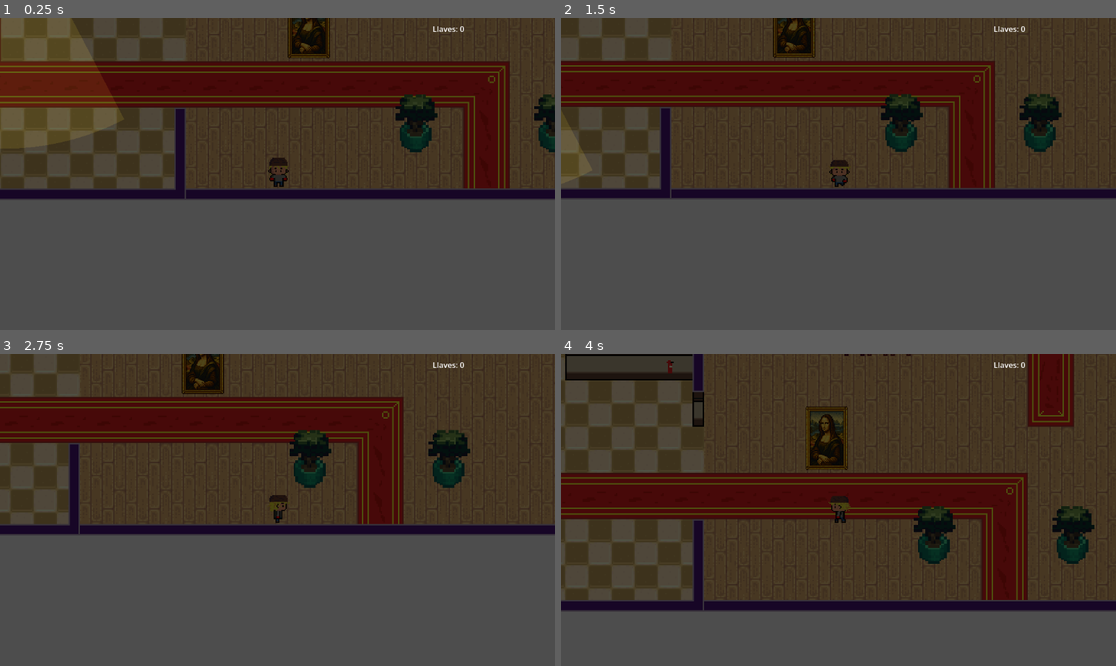
Above: before the commit, frames 1-4 (two rows, left to right).
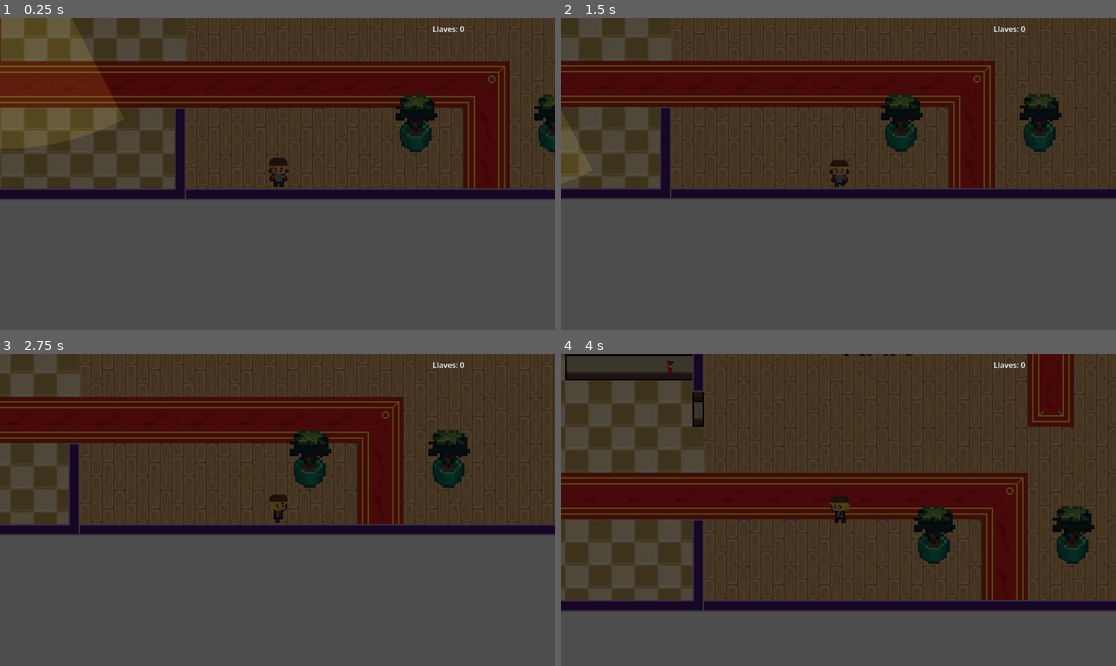
Above: after the commit, the same moments.

Repository: bfflucas/The-Hidden-Thief
Game: Godot game, scene res://nivel_museo.tscn
The game is run twice, just before and just after one commit, with the same random seed, the same clock (stepped at 60 frames per second) and the same inputs.
Inputs:
- Up to frame 1 (0.25 s): no input
- Up to frame 2 (1.5 s): hold D (move_right) 0.53-1.28 s; hold E (interact) 0.53-1.28 s; hold S (move_down) from 1.28 s (still down); tap Shift (run) at 1.35 s
- Up to frame 3 (2.75 s): release S (move_down) at 2.03 s; hold D (move_right) from 2.03 s (still down); hold Space (stealth) from 2.03 s (still down)
- Up to frame 4 (4 s): release D (move_right) at 2.78 s; release Space (stealth) at 2.78 s; hold W (move_up) 2.78-3.53 s; tap E (interact) at 2.85 s; hold A (move_left) from 3.53 s (still down); hold Shift (run) from 3.53 s (still down)

The runs differ from the first frame. In frame 1, 0.9% of the frame differs, in the area x 49-60%, y 0-54%; in frame 2, 0.9%; in frame 3, 0.9%; in frame 4, 1.3%, in the area x 44-52%, y 16-38%.

Commit message:
Save Manager ahora guarda estados de los guardias cuando usamos el guardado manual

Diff:
--- a/tp-final-pv-3/guardia.tscn
+++ b/tp-final-pv-3/guardia.tscn
@@ -299,7 +299,7 @@
 [sub_resource type="CanvasItemMaterial" id="CanvasItemMaterial_3wqqh"]
 blend_mode = 1
 
-[node name="Guardia" type="CharacterBody2D" unique_id=39121489]
+[node name="Guardia" type="CharacterBody2D" unique_id=39121489 groups=["guardias"]]
 z_index = 2
 scale = Vector2(0.7, 0.7)
 collision_layer = 2
--- a/tp-final-pv-3/nivel_museo.tscn
+++ b/tp-final-pv-3/nivel_museo.tscn
@@ -848,7 +848,7 @@
 [node name="HUD" parent="." unique_id=1147795074 instance=ExtResource("21_shum7")]
 
 [node name="Tesoro" parent="." unique_id=193205422 instance=ExtResource("19_t4c1v")]
-position = Vector2(-171, 1000)
+position = Vector2(529.99994, -476)
 
 [node name="PuntoEntrada" type="Marker2D" parent="." unique_id=1238606811]
 position = Vector2(-192, 1105)
--- a/tp-final-pv-3/scripts/SaveManager.gd
+++ b/tp-final-pv-3/scripts/SaveManager.gd
@@ -17,6 +17,9 @@
 var tesoro_robado: bool = false
 var alarma_guardada: bool = false
 var tiempo_alarma_guardado: float = 0.0
+var posiciones_guardias: Dictionary = {}
+var llaves_guardias: Dictionary = {}
+var estados_guardias: Dictionary = {}
 
 func _ready():
 	cargar_partida()
@@ -40,7 +43,10 @@
 		"puertas_abiertas": puertas_abiertas,
 		"tesoro_robado": tesoro_robado,
 		"alarma_guardada": alarma_guardada,
-		"tiempo_alarma_guardado": tiempo_alarma_guardado
+		"tiempo_alarma_guardado": tiempo_alarma_guardado,
+		"posiciones_guardias": posiciones_guardias,
+		"llaves_guardias": llaves_guardias,
+		"estados_guardias": estados_guardias
 	}
 
 	var archivo = FileAccess.open(RUTA_GUARDADO, FileAccess.WRITE)
@@ -93,6 +99,10 @@
 	alarma_guardada = bool(datos.get("alarma_guardada", false))
 	tiempo_alarma_guardado = float(datos.get("tiempo_alarma_guardado", 0.0))
 
+	posiciones_guardias = datos.get("posiciones_guardias", {}) #{} si carga una partida que no tenía guardadas posiciones de guardias usamos un diccionario vacio y no da error
+	llaves_guardias = datos.get("llaves_guardias", {})
+	estados_guardias = datos.get("estados_guardias", {})
+
 func borrar_partida():
 
 	if FileAccess.file_exists(RUTA_GUARDADO):
@@ -107,9 +117,13 @@
 	nivel_guardado = 0
 	llaves_player.clear()
 	llaves_recogidas.clear()
+	puertas_abiertas.clear()
 	tesoro_robado = false
 	alarma_guardada = false
 	tiempo_alarma_guardado = 0.0
+	posiciones_guardias.clear()
+	llaves_guardias.clear()
+	estados_guardias.clear()
 
 func desbloquear_nivel(indice: int):
 
@@ -150,4 +164,32 @@
 	llaves_player = llaves.duplicate()
 	alarma_guardada = GameManager.alarma_activa
 	tiempo_alarma_guardado = GameManager.tiempo_restante
+
+	posiciones_guardias.clear()
+	llaves_guardias.clear()
+	estados_guardias.clear()
+	var guardias = get_tree().get_nodes_in_group("guardias")
+
+	for guardia in guardias:
+		posiciones_guardias[str(guardia.name)] = {
+			"x": guardia.global_position.x,
+			"y": guardia.global_position.y
+		}
+		llaves_guardias[str(guardia.name)] = guardia.id_llave
+		estados_guardias[str(guardia.name)] = {
+			"estado_actual": int(guardia.estado_actual), #se puede guardar como número en JSON
+			"posicion_sospechosa_x": guardia.posicion_sospechosa.x,
+			"posicion_sospechosa_y": guardia.posicion_sospechosa.y,
+
+			"ultima_posicion_player_x": guardia.ultima_posicion_player.x,
+			"ultima_posicion_player_y": guardia.ultima_posicion_player.y,
+
+			"fase_alerta": int(guardia.fase_alerta),
+			"tiempo_alerta_actual": guardia.tiempo_alerta_actual,
+			"tiempo_sin_ver_player": guardia.tiempo_sin_ver_player
+		}
+
+
+
+
 	guardar_partida()
--- a/tp-final-pv-3/scripts/guardia.gd
+++ b/tp-final-pv-3/scripts/guardia.gd
@@ -512,3 +512,16 @@
 		velocidad_final *= multiplicador_velocidad_alarma
 
 	return velocidad_final
+
+func actualizar_estado_restaurado():
+	match estado_actual:
+
+		Estado.PATRULLA:
+			icono_alerta.visible = false
+
+		Estado.ALERTA:
+			icono_alerta.visible = true
+			navigation_agent.target_position = posicion_sospechosa
+
+		Estado.PERSECUCION:
+			icono_alerta.visible = true
--- a/tp-final-pv-3/scripts/nivel_museo.gd
+++ b/tp-final-pv-3/scripts/nivel_museo.gd
@@ -7,14 +7,88 @@
 func _ready():
 	if SaveManager.hay_guardado_manual \
 	and SaveManager.nivel_guardado == GameManager.nivel_actual:
+
+		# RESTAURAR PLAYER
 		player.global_position = SaveManager.posicion_player
 		player.llaves = SaveManager.llaves_player.duplicate()
 		player.llaves_actualizadas.emit(player.llaves.size())
+
+
+		# RESTAURAR GUARDIAS
+		var guardias = get_tree().get_nodes_in_group("guardias")
+
+		for guardia in guardias:
+			var nombre_guardia: String = str(guardia.name)
+
+
+			# RESTAURAR POSICION
+			if nombre_guardia in SaveManager.posiciones_guardias:
+				var datos_guardia = SaveManager.posiciones_guardias[nombre_guardia]
+
+				guardia.global_position = Vector2(
+					float(datos_guardia["x"]),
+					float(datos_guardia["y"])
+				)
+
+
+			# RESTAURAR LLAVE
+			if nombre_guardia in SaveManager.llaves_guardias:
+				guardia.id_llave = str(
+					SaveManager.llaves_guardias[nombre_guardia]
+				)
+
+				if guardia.id_llave == "":
+					guardia.icono_llave.visible = false
+				else:
+					guardia.icono_llave.visible = true
+					guardia.icono_llave.play("girar")
+
+
+			# RESTAURAR ESTADO DE IA
+			if nombre_guardia in SaveManager.estados_guardias:
+				var datos_estado = SaveManager.estados_guardias[nombre_guardia]
+
+				guardia.estado_actual = int(
+					datos_estado["estado_actual"]
+				)
+
+				guardia.posicion_sospechosa = Vector2(
+					float(datos_estado["posicion_sospechosa_x"]),
+					float(datos_estado["posicion_sospechosa_y"])
+				)
+
+				guardia.ultima_posicion_player = Vector2(
+					float(datos_estado["ultima_posicion_player_x"]),
+					float(datos_estado["ultima_posicion_player_y"])
+				)
+
+				guardia.fase_alerta = int(
+					datos_estado["fase_alerta"]
+				)
+
+				guardia.tiempo_alerta_actual = float(
+					datos_estado["tiempo_alerta_actual"]
+				)
+
+				guardia.tiempo_sin_ver_player = float(
+					datos_estado["tiempo_sin_ver_player"]
+				)
+
+				guardia.actualizar_estado_restaurado()
+
+
+		# RESTAURAR ALARMA
 		if SaveManager.alarma_guardada:
-			GameManager.restaurar_alarma(SaveManager.tiempo_alarma_guardado)
+			GameManager.restaurar_alarma(
+				SaveManager.tiempo_alarma_guardado
+			)
+
 	else:
+		# NUEVA PARTIDA / ENTRADA NORMAL AL NIVEL
 		player.global_position = punto_entrada.global_position
 
+
+	# MUSICA
 	if GameManager.alarma_activa:
 		AudioManager.reproducir_musica_alarma()
 	else:
--- /dev/null
+++ b/tp-final-pv-3/zona_salida.tscn
@@ -0,0 +1,17 @@
+[gd_scene format=3 uid="uid://yg1nwavog1ae"]
+
+[ext_resource type="Script" uid="uid://dmukasg6ixt4m" path="res://scripts/zona_salida.gd" id="1_0qr3c"]
+
+[sub_resource type="RectangleShape2D" id="RectangleShape2D_hhwtw"]
+size = Vector2(20, 6.628418)
+
+[node name="ZonaSalida" type="Area2D" unique_id=306609680]
+z_index = 2
+script = ExtResource("1_0qr3c")
+
+[node name="CollisionShape2D" type="CollisionShape2D" parent="." unique_id=1893532908]
+position = Vector2(0, 1.5)
+scale = Vector2(0.8471886, 1.056048)
+shape = SubResource("RectangleShape2D_hhwtw")
+
+[connection signal="body_entered" from="." to="." method="_on_body_entered"]
